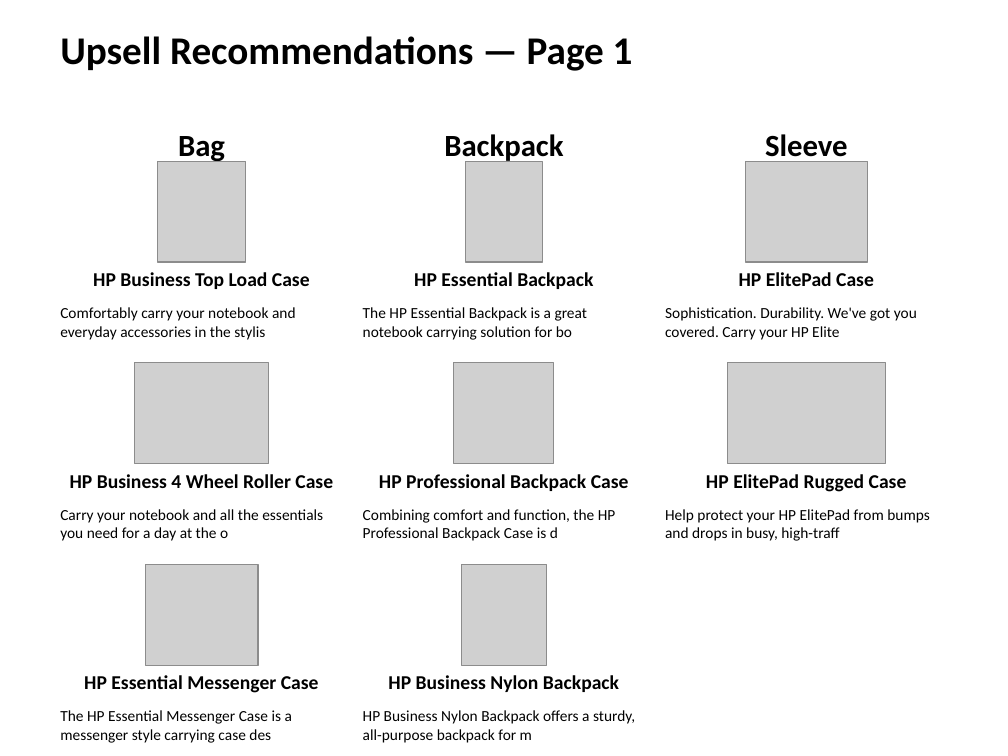
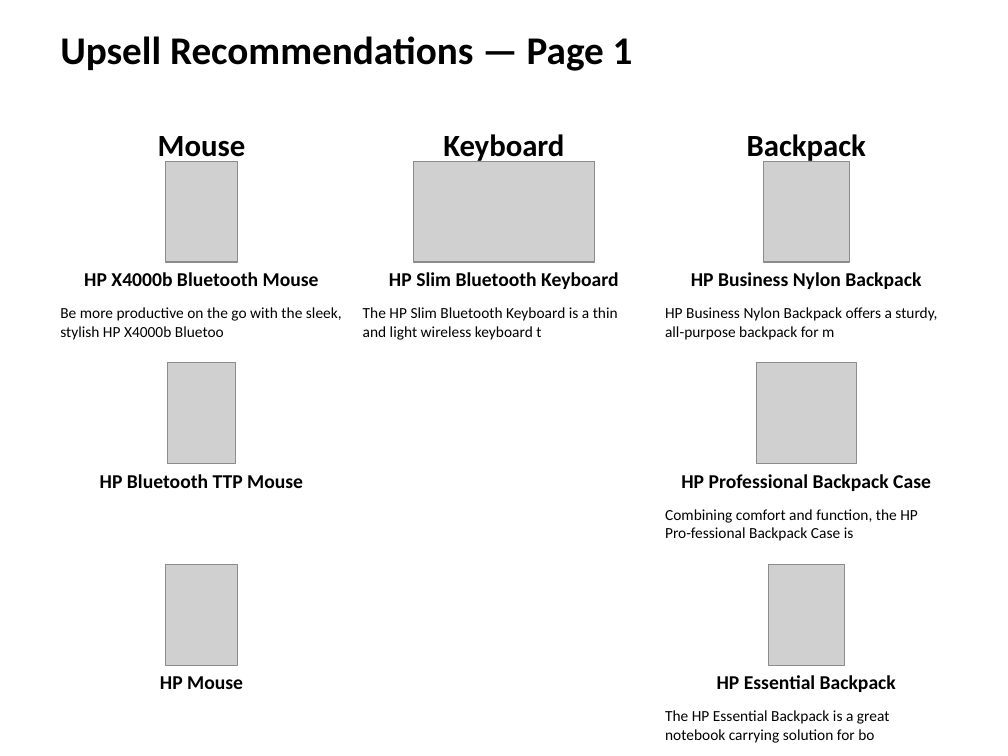
Before and after one commit to Abhinav-u2/hp-ai-deck-generator, a slide deck: slide 7 of HP_Proposal_Professional.pptx (slide 9 before the commit). Drawn at 1008x756 pixels with LibreOffice and Linux fonts; fonts in the diff are those of the drawing; grey boxes stand for pictures. Boxes give left, top, right and bottom in pixels: in the first picture for what was removed or moved away, otherwise in the second. Text is boxed around its words. In the diff, an @@ line names an element or a change of style, - is before the commit and + after.

```diff
--- a/HP_Proposal_Professional.pptx
+++ b/HP_Proposal_Professional.pptx
@@ text at [158, 136, 246, 164]: text changed @@
-Bag
+Mouse
@@ text at [443, 134, 564, 164]: text changed @@
-Backpack
+Keyboard
@@ text at [747, 134, 866, 164]: text changed @@
-Sleeve
+Backpack
@@ picture: place and size @@
-picture at [157, 161, 246, 262]
+picture at [166, 161, 238, 262]
@@ picture added at [413, 161, 595, 262] @@
@@ picture removed at [745, 161, 868, 262] @@
@@ text at [84, 272, 319, 286]: text changed @@
-HP Business Top Load Case
+HP X4000b Bluetooth Mouse
@@ text at [389, 272, 618, 289]: text changed @@
-HP Essential Backpack
+HP Slim Bluetooth Keyboard
@@ 2 texts, 1 picture: place and size @@
-2 texts, 1 picture at [363, 564, 635, 743]
+2 texts, 1 picture at [665, 161, 937, 340]
@@ text at [60, 307, 342, 340]: text changed @@
-Comfortably carry your notebook and everyday accessories in the stylis
+Be more productive on the go with the sleek, stylish HP X4000b Bluetoo
@@ text at [363, 307, 618, 340]: text changed @@
-The HP Essential Backpack is a great notebook carrying solution for bo
+The HP Slim Bluetooth Keyboard is a thin and light wireless keyboard t
@@ picture: place and size @@
-picture at [134, 363, 268, 464]
+picture at [167, 363, 235, 464]
@@ picture removed at [728, 363, 886, 464] @@
@@ picture: place and size @@
-picture at [454, 363, 553, 464]
+picture at [756, 363, 856, 464]
@@ text at [100, 474, 303, 488]: text changed @@
-HP Business 4 Wheel Roller Case
+HP Bluetooth TTP Mouse
@@ text "HP Professional Backpack Case": place and size @@
-text "HP Professional Backpack Case" at [379, 474, 629, 491]
+text "HP Professional Backpack Case" at [681, 474, 931, 491]
@@ text removed at [706, 474, 907, 492] @@
-HP ElitePad Rugged Case
@@ text removed at [60, 509, 323, 541] @@
-Carry your notebook and all the essentials you need for a day at the o
@@ text at [665, 509, 918, 541]: text changed @@
-Combining comfort and function, the HP Professional Backpack Case is d
+Combining comfort and function, the HP Pro-fessional Backpack Case is
@@ text removed at [665, 509, 930, 541] @@
-Help protect your HP ElitePad from bumps and drops in busy, high-traff
@@ picture: place and size @@
-picture at [145, 564, 258, 665]
+picture at [166, 564, 238, 665]
@@ picture: place and size @@
-picture at [466, 161, 542, 262]
+picture at [768, 564, 845, 665]
@@ text at [160, 676, 243, 689]: text changed @@
-HP Essential Messenger Case
+HP Mouse
@@ text at [717, 675, 896, 692]: text changed @@
-HP ElitePad Case
+HP Essential Backpack
@@ text removed at [60, 710, 292, 743] @@
-The HP Essential Messenger Case is a messenger style carrying case des
@@ text at [665, 710, 890, 743]: text changed @@
-Sophistication. Durability. We've got you covered. Carry your HP Elite
+The HP Essential Backpack is a great notebook carrying solution for bo
```
Also in this commit, not shown: 6 other slides changed, 2 slides removed, 7 other files.
